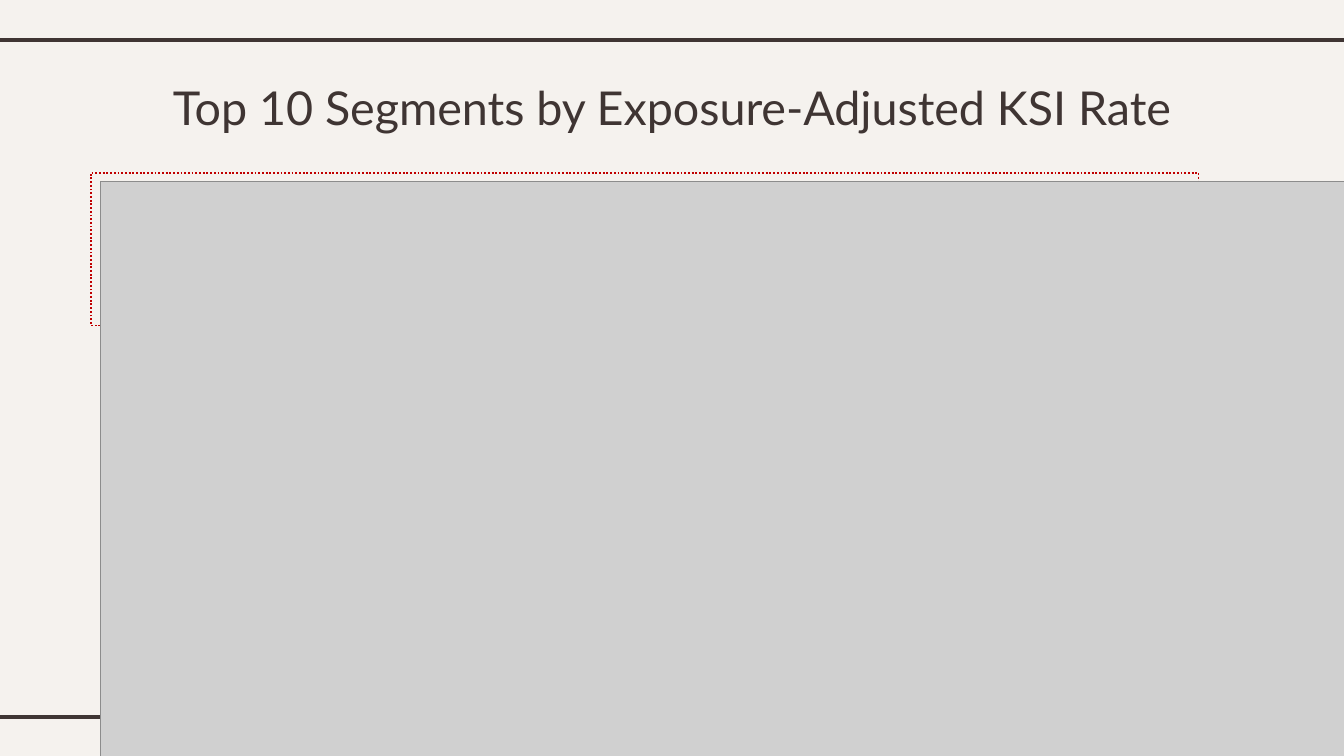
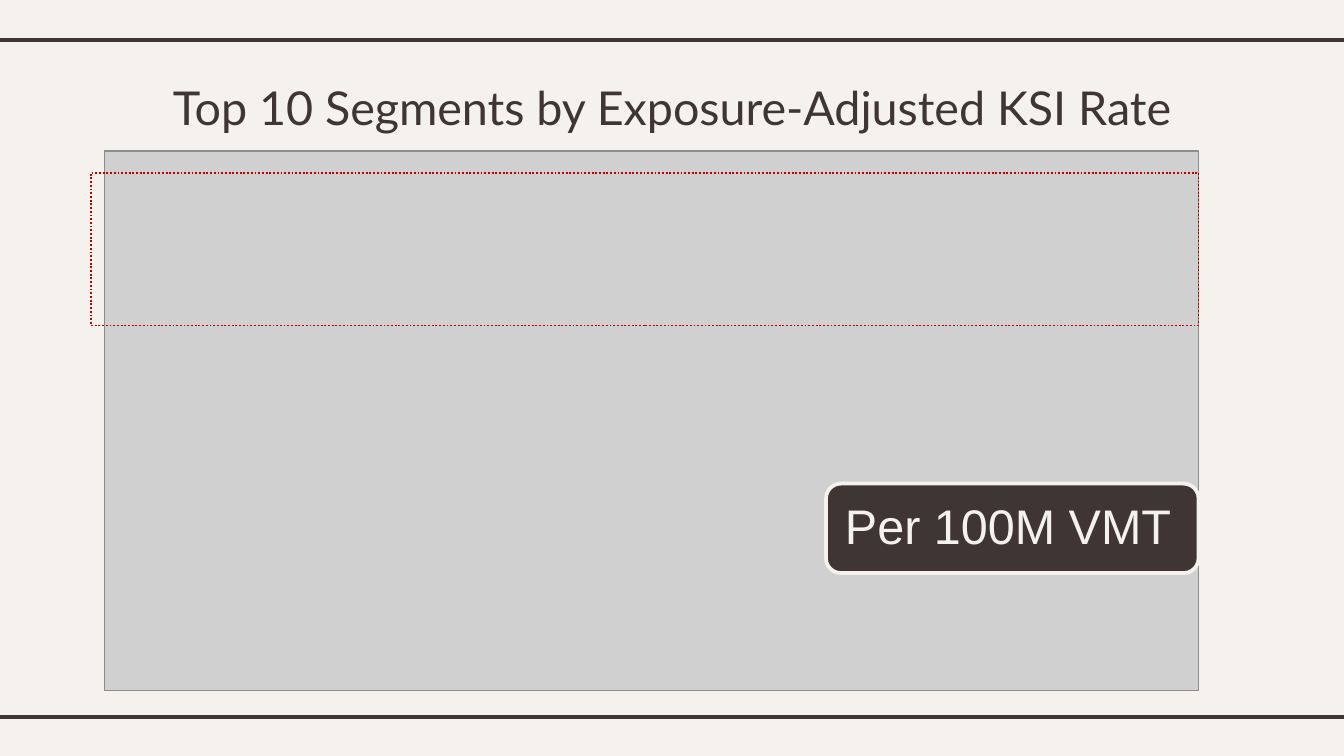
Before and after one commit to dtarek41/montgomery-crash-safety-capstone, a slide deck: slide 19 of deliverables/montgomery_crash_safety_presentation.pptx. Drawn at 1344x756 pixels with LibreOffice and Linux fonts; fonts in the diff are those of the drawing; grey boxes stand for pictures. Boxes give left, top, right and bottom in pixels: in the first picture for what was removed or moved away, otherwise in the second. Text is boxed around its words. In the diff, an @@ line names an element or a change of style, - is before the commit and + after.

```diff
--- a/deliverables/montgomery_crash_safety_presentation.pptx
+++ b/deliverables/montgomery_crash_safety_presentation.pptx
@@ picture added at [105, 151, 1199, 689] @@
@@ picture removed at [101, 181, 1344, 756] @@
@@ rounded rectangle added at [827, 484, 1199, 574], fill #3F3533, outline #F5F2EE 2 pt @@
@@ text added at [845, 510, 1171, 545], 26 pt, text #F5F2EE @@
+Per 100M VMT
```
Also in this commit, not shown: 12 other slides changed, 2 slides added, 2 slides removed, 31 other files.
